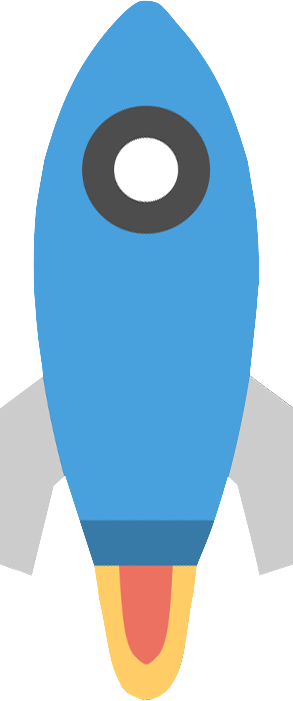
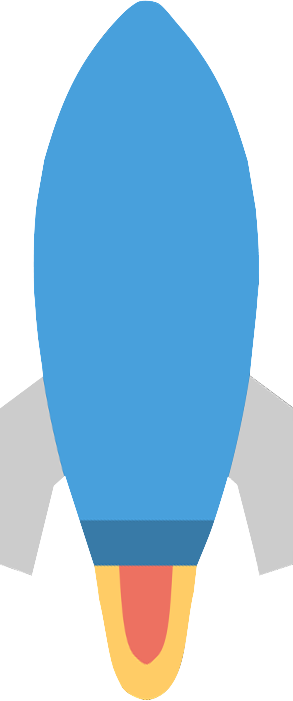
Before/after of a 293×701 layered artwork. What changed in the layer stack:
painted on "Layer 1" over [81, 103, 211, 236]
